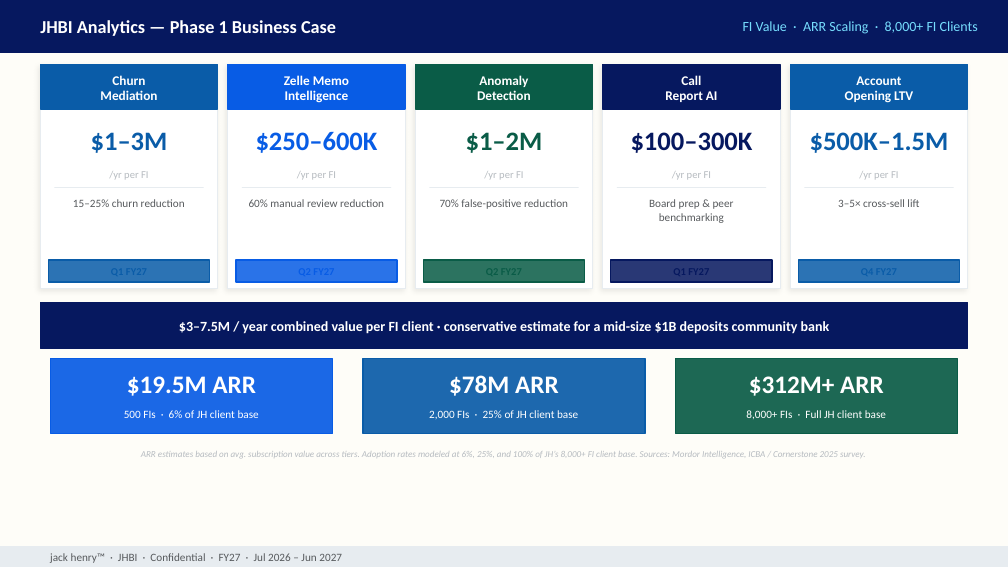
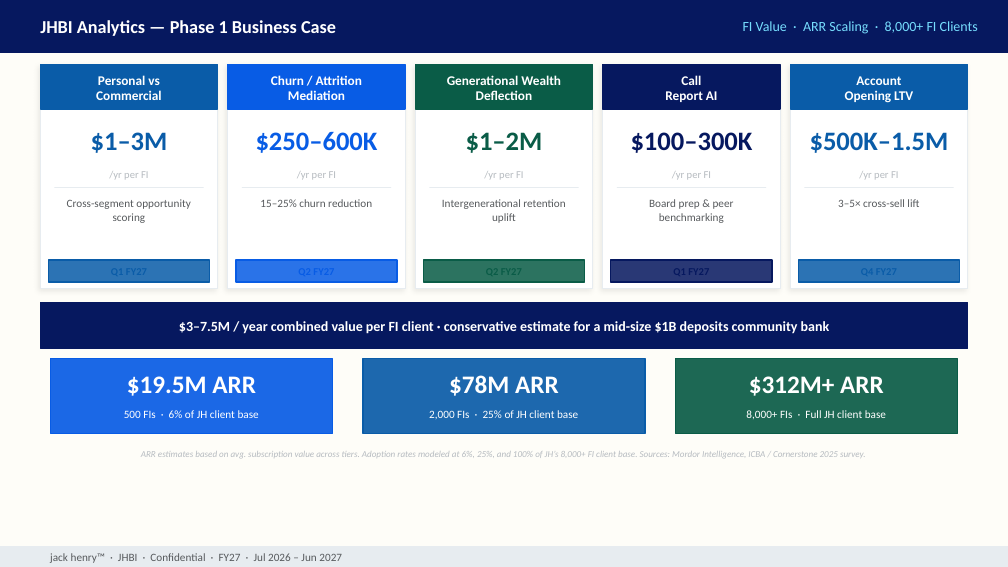
Before and after one commit to MonkeyWrenchGang/jhai_presentations, a slide deck: slide 8 of jhbi-roadmap-2026.pptx. Drawn at 1008x567 pixels with LibreOffice and Linux fonts; fonts in the diff are those of the drawing. Boxes give left, top, right and bottom in pixels: in the first picture for what was removed or moved away, otherwise in the second. Text is boxed around its words. In the diff, an @@ line names an element or a change of style, - is before the commit and + after.

```diff
--- a/jhbi-roadmap-2026.pptx
+++ b/jhbi-roadmap-2026.pptx
@@ text at bbox=[96, 75, 162, 100]: text changed @@
-Churn
-Mediation
+Personal vs
+Commercial
@@ text at bbox=[271, 75, 362, 100]: text changed @@
-Zelle Memo
-Intelligence
+Churn / Attrition
+Mediation
@@ text at bbox=[447, 75, 561, 100]: text changed @@
-Anomaly
-Detection
+Generational Wealth
+Deflection
@@ text at bbox=[67, 199, 190, 223]: text changed @@
-15–25% churn reduction
+Cross-segment opportunity scoring
@@ text at bbox=[260, 199, 372, 207]: text changed @@
-60% manual review reduction
+15–25% churn reduction
@@ text at bbox=[442, 199, 565, 223]: text changed @@
-70% false-positive reduction
+Intergenerational retention uplift
```
Also in this commit, not shown: 1 other slide changed.
